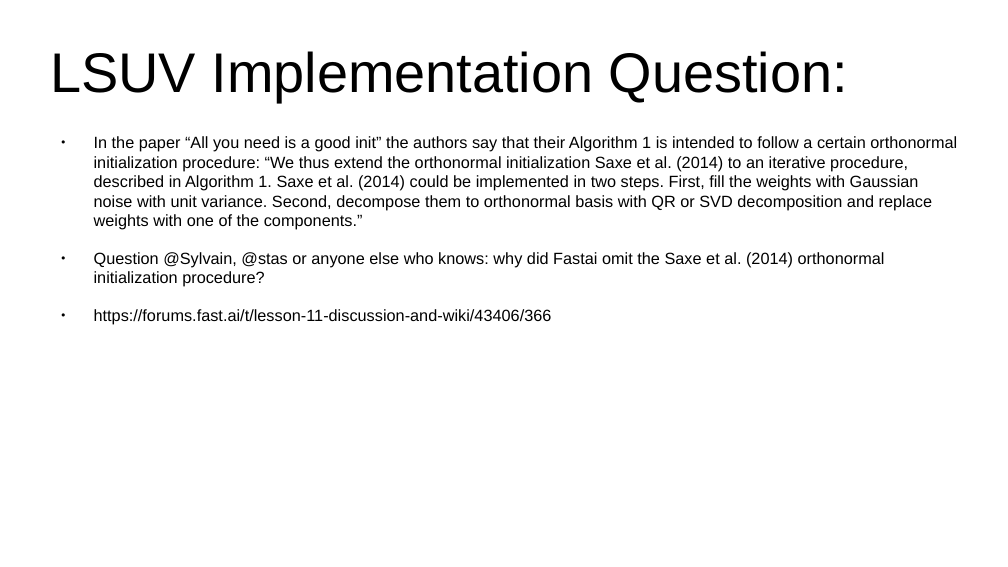
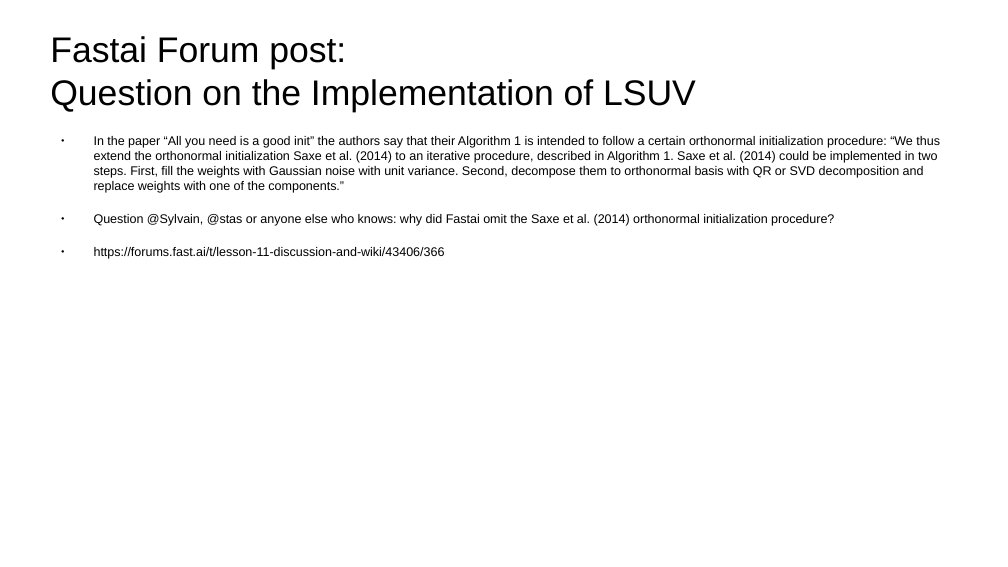
Before and after one commit to jcatanza/Fastai-Deep-Learning-From-the-Foundations-TWiML-Study-Group, a slide deck: slide 6 of study_group/meetup_slide_decks/Foundations_Lesson11a.pptx (slide 5 before the commit). Drawn at 1008x567 pixels with LibreOffice and Linux fonts; fonts in the diff are those of the drawing; background and template pictures are left out. Boxes give left, top, right and bottom in pixels: in the first picture for what was removed or moved away, otherwise in the second. Text is boxed around its words. In the diff, an @@ line names an element or a change of style, - is before the commit and + after.

```diff
--- a/study_group/meetup_slide_decks/Foundations_Lesson11a.pptx
+++ b/study_group/meetup_slide_decks/Foundations_Lesson11a.pptx
@@ text removed at <box>50,51,848,102</box> @@
-LSUV Implementation Question:
@@ text added at <box>50,36,696,112</box>, 28 pt, text #000000 @@
+Fastai Forum post:
+Question on the Implementation of LSUV
@@ text "In the paper “All you ..." at <box>94,136,940,259</box>: size 12.8 to 9.9 pt @@
```
Also in this commit, not shown: 4 other slides changed, 9 other files.
